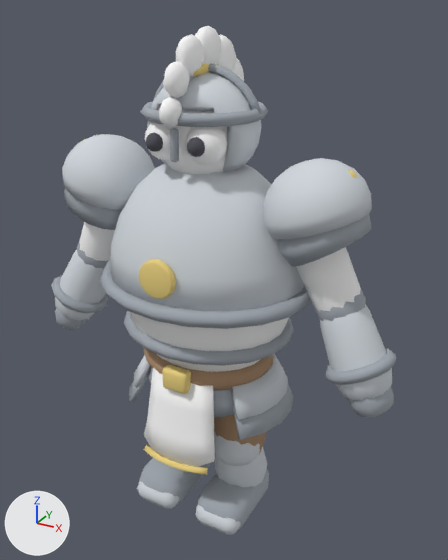
An edit to the glTF model godot/client/assets/models/ext/tank.glb, drawn before and after from the same camera.
Camera for both pictures: a 50 mm camera at (1.123, -1.924, 2.009) aimed at (0.046, 0.035, 1.03). Lighting does not change. The marker at lower left points along +X, +Y and +Z. The picture after the commit comes second.

Names of what the first picture shows: 'tank_body'.
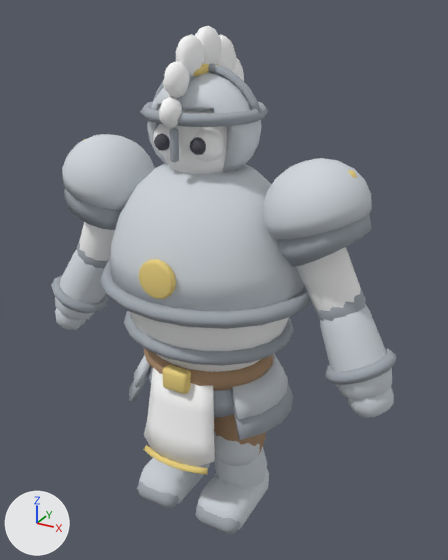
Pixel boxes [x1, y1, x2, y2] of what changed, in the pictures (448 x 560 px; the box of a moved part takes in the faces that stretch with it):
part 1 of me_tank_body, moved or reshaped
    before: [145, 132, 163, 152]
    after: [154, 133, 170, 151]
part 2 of me_tank_body, moved or reshaped
    before: [187, 137, 205, 157]
    after: [190, 137, 206, 155]
part 3 of me_tank_body, moved or reshaped
    before: [145, 122, 171, 160]
    after: [153, 124, 169, 157]
part 4 of me_tank_body, moved or reshaped
    before: [185, 127, 228, 165]
    after: [193, 128, 225, 162]
part 5 of me_tank_body, recoloured
    both: [55, 308, 394, 534]

Patch to the scene script:
```diff
--- a/godot/client/assets/models/ext/tank.glb.py
+++ b/godot/client/assets/models/ext/tank.glb.py
@@ me_tank_body @@
 me_tank_body.from_pydata(...)  # 5002 vertices, 9792 faces; spans x -0.76..0.76, y -0.39..0.36, z 0.0..1.95
 # used by ob_tank_body; location = (0.0, 0.0, 0.0)
+# me_tank_body part 1: the loose piece of 52 vertices spanning x -0.11..-0.05, y -0.24..-0.18, z 1.57..1.63 is moved by (0.01, 0.03, 0.0)
+# me_tank_body part 2: the loose piece of 52 vertices spanning x 0.05..0.11, y -0.24..-0.18, z 1.57..1.63 is moved by (-0.01, 0.03, 0.0)
+# me_tank_body part 3: the loose piece of 86 vertices spanning x -0.15..-0.01, y -0.22..-0.08, z 1.53..1.67 is moved by (0.01, 0.02, 0.0)
+# me_tank_body part 4: the loose piece of 86 vertices spanning x 0.01..0.15, y -0.22..-0.08, z 1.53..1.67 is moved by (-0.01, 0.02, 0.0)
+# me_tank_body part 5: 648 kept faces spanning x -0.76..0.76, y -0.25..0.12, z 0.0..0.83 get new vertex colours; the middle colour goes from grey #a3aab2 to light grey #d1d7dd
 me_tank_body.materials.append(mat_tank)
```
